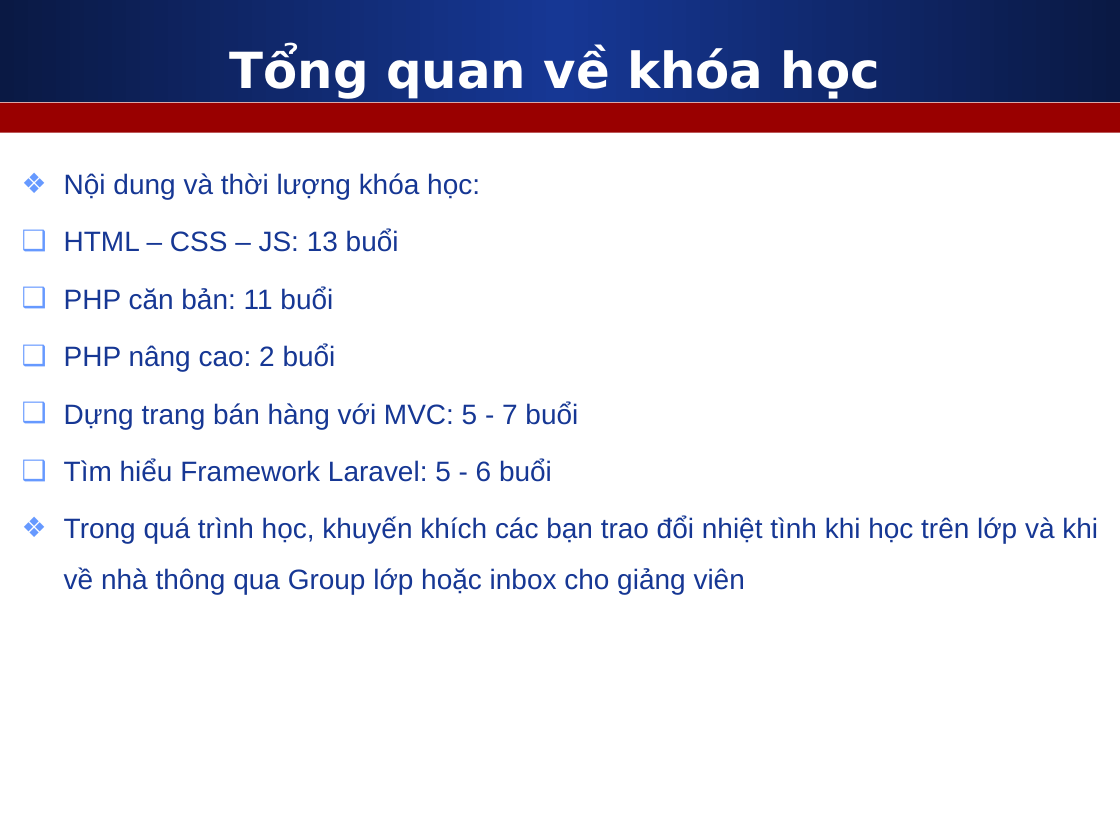
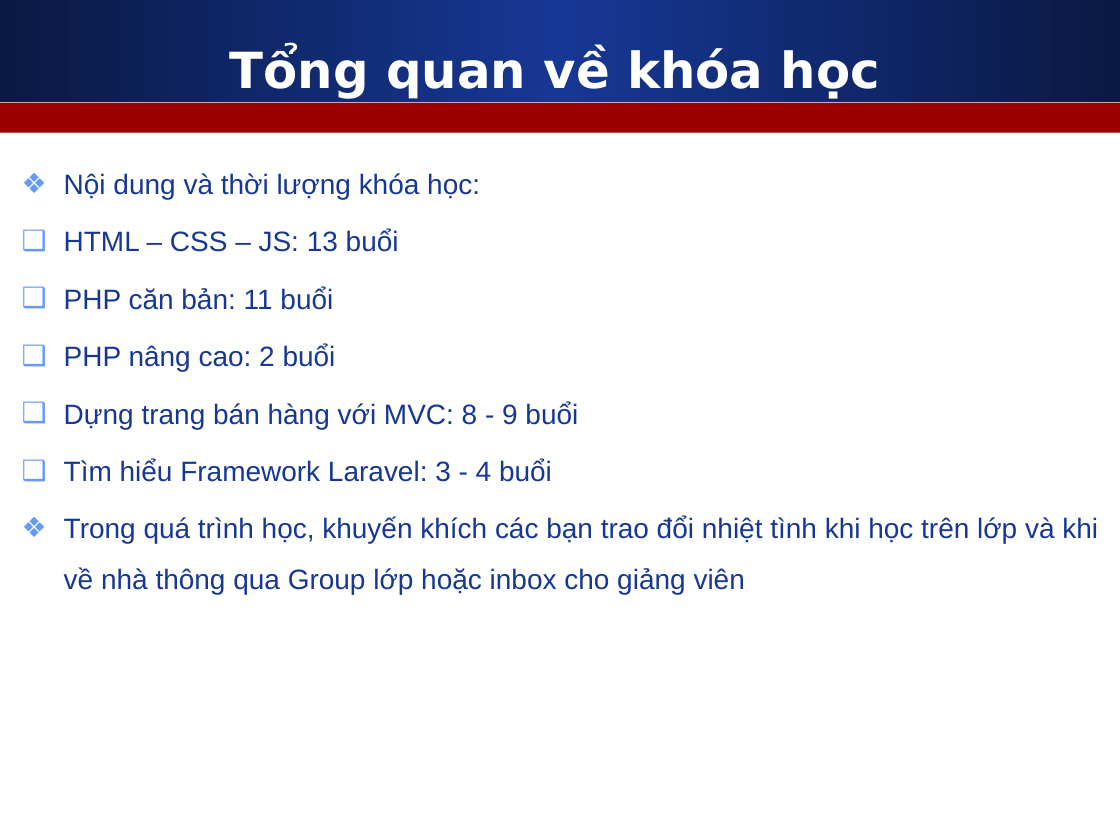
Before and after one commit to nguyenvietmanhit/PHP0721E_HDT, a slide deck: slide 4 of Day01_Software_Setup_And_Git_And_HTML/Slides/1_Gioi_thieu_khoa_hoc.ppt. Drawn at 1120x840 pixels with LibreOffice and Linux fonts; fonts in the diff are those of the drawing. Boxes give left, top, right and bottom in pixels: in the first picture for what was removed or moved away, otherwise in the second. Text is boxed around its words. In the diff, an @@ line names an element or a change of style, - is before the commit and + after.

```diff
--- a/Day01_Software_Setup_And_Git_And_HTML/Slides/1_Gioi_thieu_khoa_hoc.ppt
+++ b/Day01_Software_Setup_And_Git_And_HTML/Slides/1_Gioi_thieu_khoa_hoc.ppt
@@ text at (64, 402, 578, 482): text changed @@
-❑ Dựng trang bán hàng với MVC: 5 - 7 buổi
-❑ Tìm hiểu Framework Laravel: 5 - 6 buổi
+❑ Dựng trang bán hàng với MVC: 8 - 9 buổi
+❑ Tìm hiểu Framework Laravel: 3 - 4 buổi
```
Also in this commit, not shown: 3 other slides changed, 1 other file.
